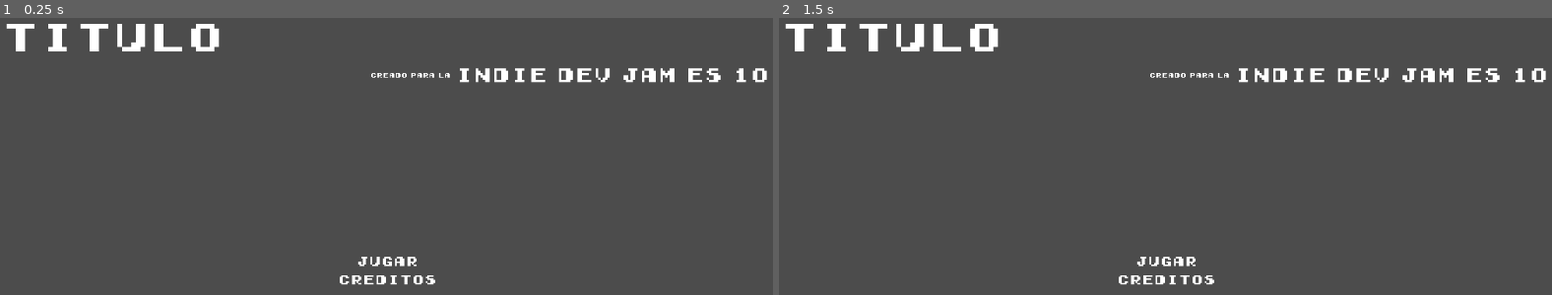
Above: before the commit, frames 1-2 (left to right).
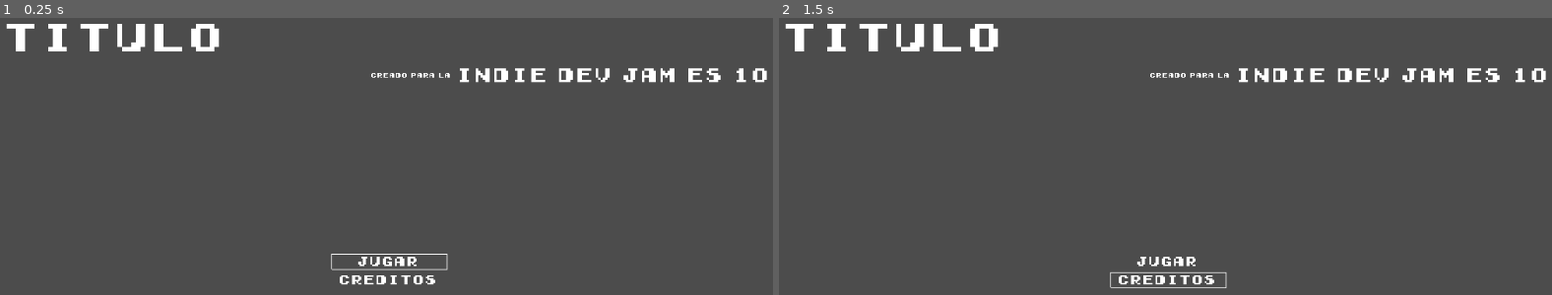
Above: after the commit, the same moments.

Repository: jjmontes/Indie-Dev-Jam-Es-10
Game: Godot game, scene res://Scenes/Menu.tscn
The game is run twice, just before and just after one commit, with the same random seed, the same clock (stepped at 60 frames per second) and the same inputs. This scene is started directly instead of the project's main scene.
Inputs:
- Up to frame 1 (0.25 s): no input
- Up to frame 2 (1.5 s): tap Enter at 0.5 s; hold Ctrl 0.53-1.28 s; hold Up (ui_up) from 0.53 s (still down); tap Space at 0.77, 1.25 s; tap Ctrl at 1.35 s

The runs differ from the first frame. In frame 1, 0.2% of the frame differs, in the area x 42-58%, y 85-92%; in frame 2, 0.2%.

Commit message:
Se agrega movimiento de selección de menú

Diff:
--- a/Scenes/Menu.tscn
+++ b/Scenes/Menu.tscn
@@ -1,6 +1,7 @@
-[gd_scene load_steps=7 format=2]
+[gd_scene load_steps=8 format=2]
 
 [ext_resource path="res://Fonts/Early GameBoy.ttf" type="DynamicFontData" id=1]
+[ext_resource path="res://Scripts/Menu.gd" type="Script" id=2]
 
 [sub_resource type="DynamicFont" id=1]
 size = 48
@@ -23,6 +24,7 @@
 [node name="Menu" type="Control"]
 anchor_right = 1.0
 anchor_bottom = 1.0
+script = ExtResource( 2 )
 __meta__ = {
 "_edit_use_anchors_": false
 }
@@ -90,6 +92,21 @@
 custom_fonts/font = SubResource( 4 )
 text = "Jugar"
 align = 1
+__meta__ = {
+"_edit_use_anchors_": false
+}
+
+[node name="Selected" type="ReferenceRect" parent="MarginContainer/VBoxContainer/OptionsContainer/VBoxContainer/Jugar" groups=[
+"menuOption",
+]]
+margin_left = -10.0
+margin_right = 140.0
+margin_bottom = 20.0
+border_color = Color( 1, 1, 1, 1 )
+editor_only = false
+__meta__ = {
+"_edit_use_anchors_": false
+}
 
 [node name="Creditos" type="Label" parent="MarginContainer/VBoxContainer/OptionsContainer/VBoxContainer"]
 margin_top = 238.0
@@ -98,3 +115,14 @@
 custom_fonts/font = SubResource( 5 )
 text = "Creditos"
 align = 1
+
+[node name="Selected" type="ReferenceRect" parent="MarginContainer/VBoxContainer/OptionsContainer/VBoxContainer/Creditos" groups=[
+"menuOption",
+]]
+margin_left = -10.0
+margin_right = 140.0
+margin_bottom = 20.0
+border_color = Color( 1, 1, 1, 1 )
+__meta__ = {
+"_edit_use_anchors_": false
+}
--- /dev/null
+++ b/Scripts/Menu.gd
@@ -0,0 +1,32 @@
+extends Control
+
+onready var menuOptions = get_tree().get_nodes_in_group("menuOption")
+
+func _get_input():
+	if Input.is_action_just_pressed("ui_up"):
+		_menu_up()
+	elif Input.is_action_just_pressed("ui_down"):
+		_menu_down()
+
+func _menu_up():
+	for menu in menuOptions:
+		if !menu.get_editor_only():
+			menu.set_editor_only(true)
+			var index = menuOptions.find(menu)
+			if index <= 0:
+				index = menuOptions.size()
+			menuOptions[index - 1].set_editor_only(false)
+			return
+
+func _menu_down():
+	for menu in menuOptions:
+		if !menu.get_editor_only():
+			menu.set_editor_only(true)
+			var index = menuOptions.find(menu)
+			if index >= menuOptions.size() - 1:
+				index = -1
+			menuOptions[index + 1].set_editor_only(false)
+			return
+
+func _process(delta):
+	_get_input()
